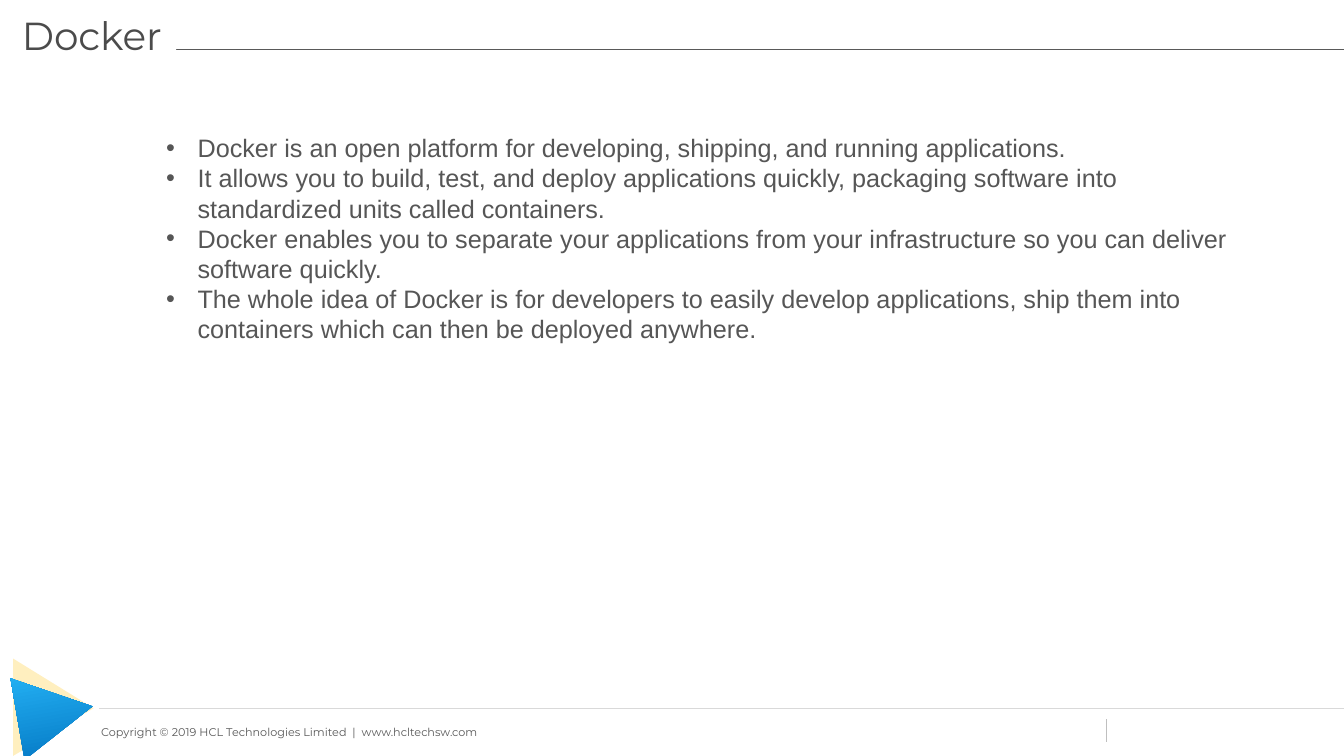
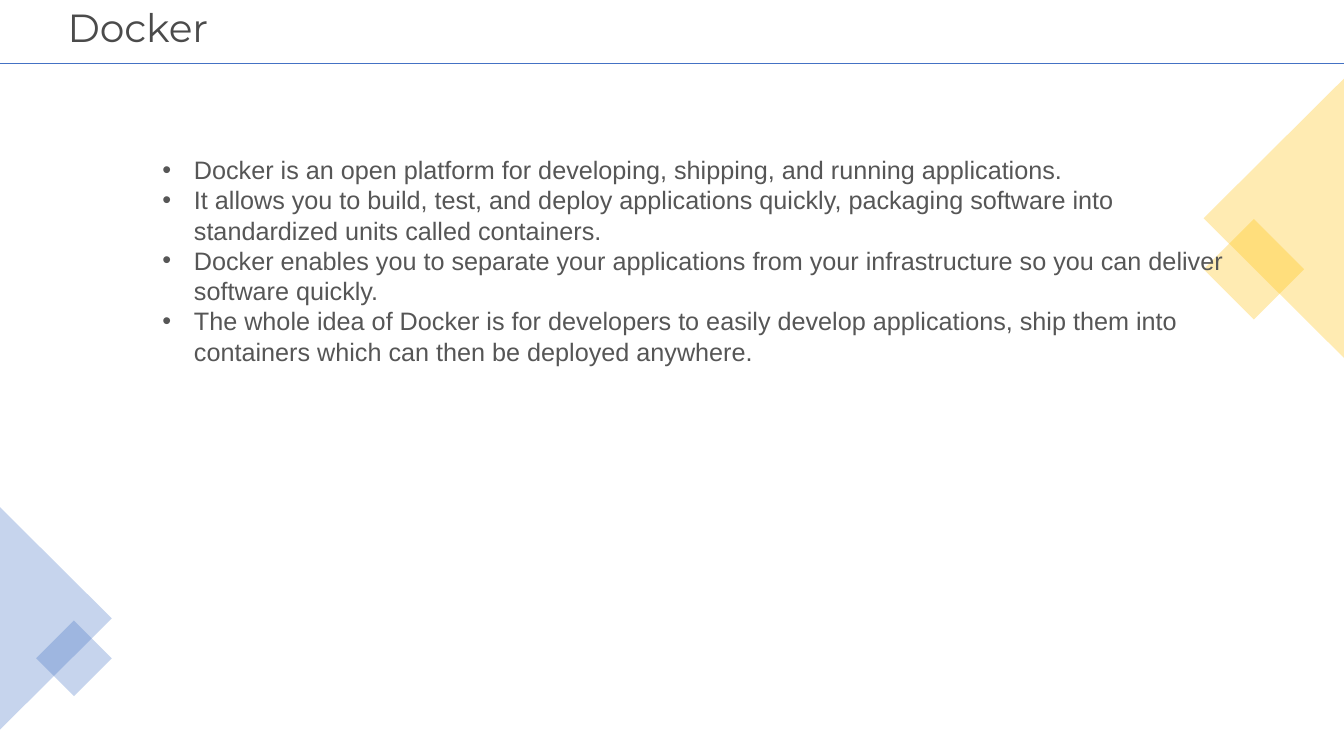
Before and after one commit to learning-zone/docker-and-kubernetes-basics, a slide deck: slide 3 of docker-workshop-files/Docker-Workshop.pptx. Drawn at 1344x756 pixels with LibreOffice and Linux fonts; fonts in the diff are those of the drawing; background and template pictures are left out. Boxes give left, top, right and bottom in pixels: in the first picture for what was removed or moved away, otherwise in the second. Text is boxed around its words. In the diff, an @@ line names an element or a change of style, - is before the commit and + after.

```diff
--- a/docker-workshop-files/Docker-Workshop.pptx
+++ b/docker-workshop-files/Docker-Workshop.pptx
@@ title "Docker": place and size @@
-title "Docker" at (22, 21, 162, 50)
+title "Docker" at (68, 13, 209, 42)
@@ title "Docker" at (68, 13, 209, 42): size 27.9 to 28 pt; line spacing 1 to 0.9 @@
@@ line removed from (29, 49) to (1344, 49) @@
@@ line added from (0, 64) to (1344, 64), #4472C4 0.5 pt @@
@@ triangle added at (1204, 79, 1344, 358), fill #FFC000 at 30% opacity @@
@@ text "Docker is an open platform ...": place and size @@
-text "Docker is an open platform ..." at (198, 138, 1226, 343)
+text "Docker is an open platform ..." at (194, 160, 1222, 366)
@@ rectangle added at (1204, 219, 1305, 320), fill #FFC000 at 30% opacity @@
@@ triangle added at (0, 507, 112, 730), fill #4472C4 at 30% opacity @@
@@ rectangle added at (36, 620, 112, 696), fill #4472C4 at 30% opacity @@
@@ triangle removed at (14, 659, 94, 756) @@
@@ triangle removed at (11, 665, 100, 756) @@
@@ line removed from (100, 709) to (1344, 709) @@
@@ line removed from (1107, 719) to (1107, 742) @@
@@ text removed at (101, 728, 478, 738) @@
-Copyright © 2019 HCL Technologies Limited | www.hcltechsw.com
```
Also in this commit, not shown: 7 other slides changed.
